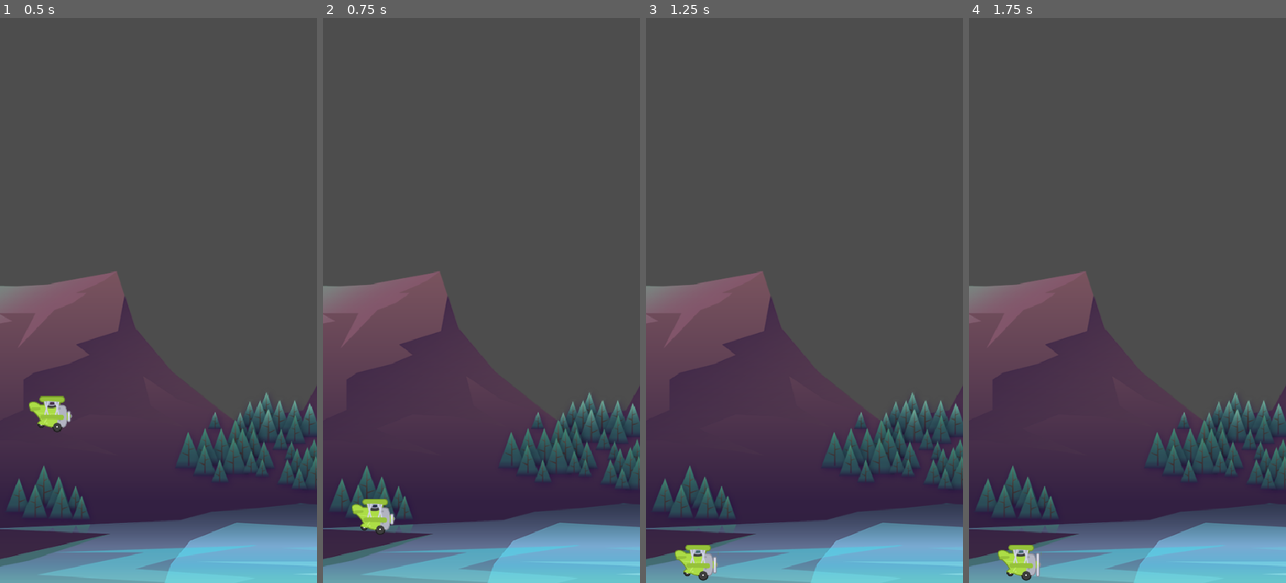
Above: before the commit, frames 1-4 (left to right).
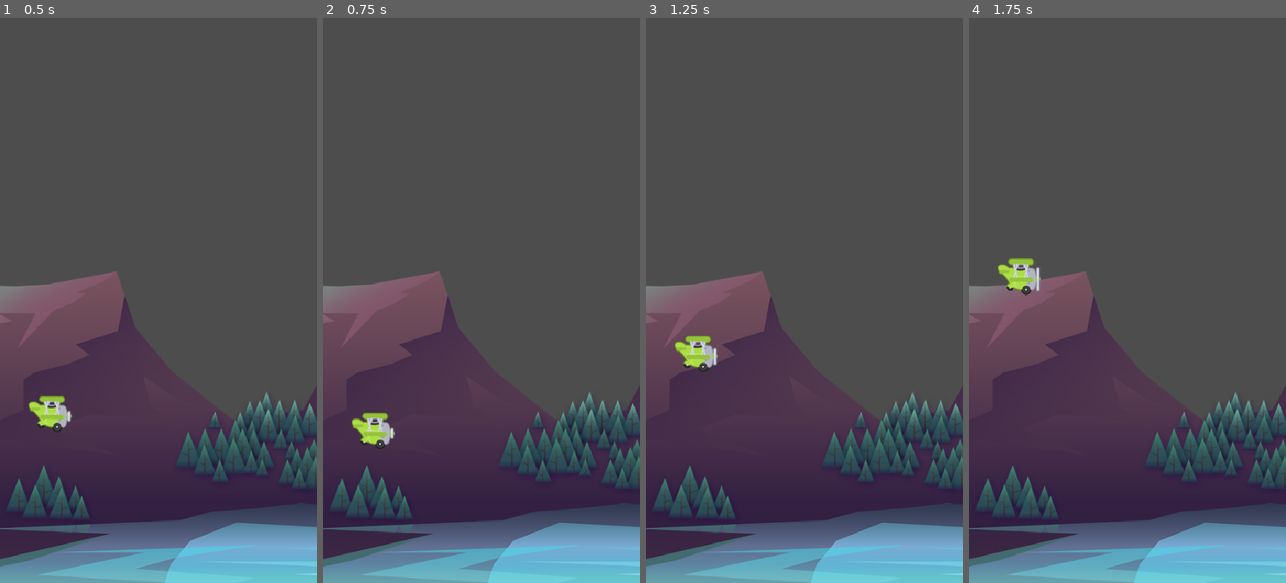
Above: after the commit, the same moments.

Repository: johnsuico/Udemy-Godot-Tutorial-2D
Game: Godot game, scene res://Scenes/Game/Game.tscn
Same seed, same stepped clock (60 frames per second), same inputs: the game is played once before the commit and once after it.
Inputs:
- Up to frame 1 (0.5 s): no input
- Up to frame 2 (0.75 s): tap Space (jump, bound only after the commit) at 0.6 s
- Up to frame 3 (1.25 s): tap Space (jump, bound only after the commit) at 0.77, 1.07 s
- Up to frame 4 (1.75 s): tap Space (jump, bound only after the commit) at 1.35, 1.52 s

Frame 1 is identical in both runs. In frame 2, 1.1% of the frame differs, in the area x 9-23%, y 69-92%; in frame 3, 1.1%; in frame 4, 1.2%, in the area x 9-23%, y 42-100%.

Commit message:
Add jump input

Diff:
--- a/tappy-plane-tutorial/project.godot
+++ b/tappy-plane-tutorial/project.godot
@@ -26,6 +26,14 @@
 naming/scene_name_casing=1
 naming/script_name_casing=1
 
+[input]
+
+jump={
+"deadzone": 0.2,
+"events": [Object(InputEventKey,"resource_local_to_scene":false,"resource_name":"","device":-1,"window_id":0,"alt_pressed":false,"shift_pressed":false,"ctrl_pressed":false,"meta_pressed":false,"pressed":false,"keycode":0,"physical_keycode":32,"key_label":0,"unicode":32,"location":0,"echo":false,"script":null)
+]
+}
+
 [rendering]
 
 renderer/rendering_method="mobile"
